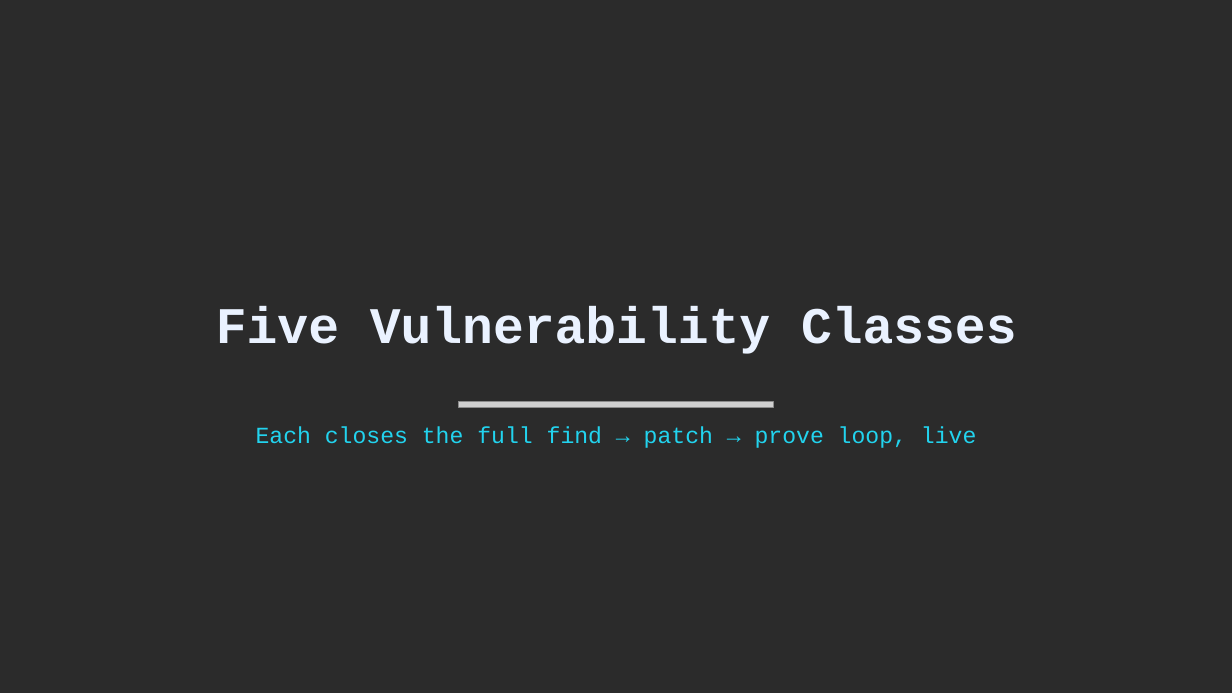
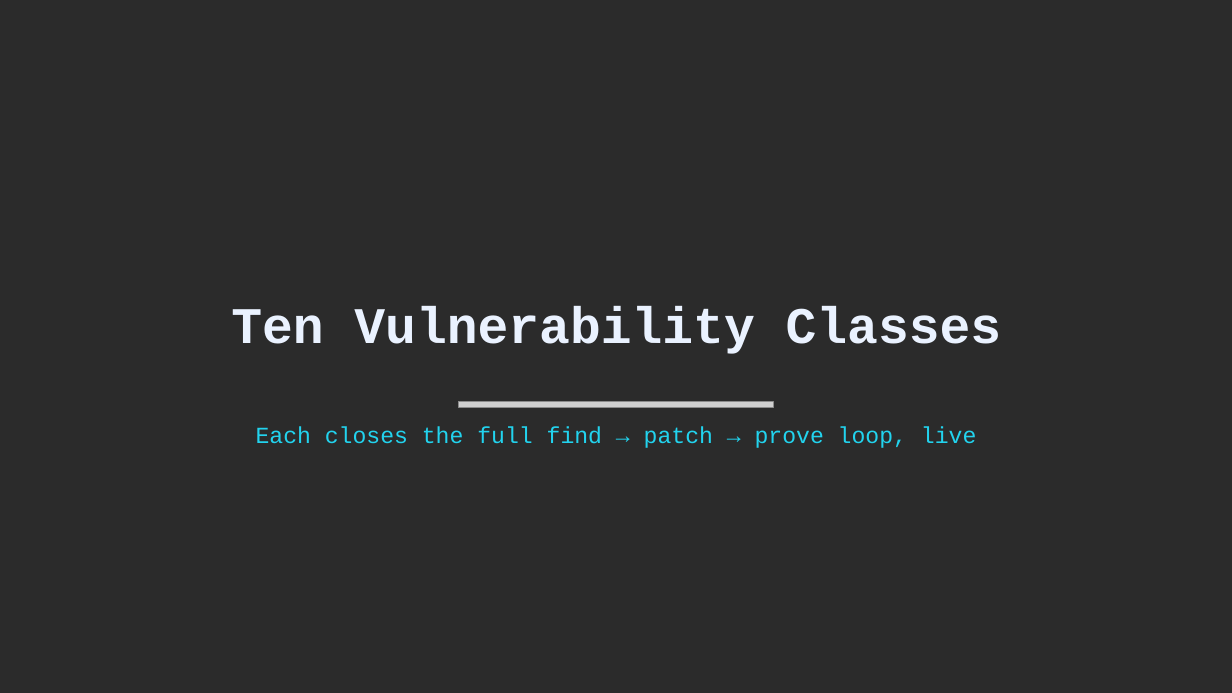
Before and after one commit to arjishnik-sketch/sentinel, a slide deck: slide 15 of deck/Sentinel_AI_Kavach.pptx. Drawn at 1232x693 pixels with LibreOffice and Linux fonts; fonts in the diff are those of the drawing; grey boxes stand for pictures; background and template pictures are left out; a plain dark background stands for a picture behind light text. Boxes give left, top, right and bottom in pixels: in the first picture for what was removed or moved away, otherwise in the second. Text is boxed around its words. In the diff, an @@ line names an element or a change of style, - is before the commit and + after.

```diff
--- a/deck/Sentinel_AI_Kavach.pptx
+++ b/deck/Sentinel_AI_Kavach.pptx
@@ text at [231,306,1002,354]: text changed @@
-Five Vulnerability Classes
+Ten Vulnerability Classes
```
Also in this commit, not shown: 27 other slides changed, 2 slides added, 1 other file.
